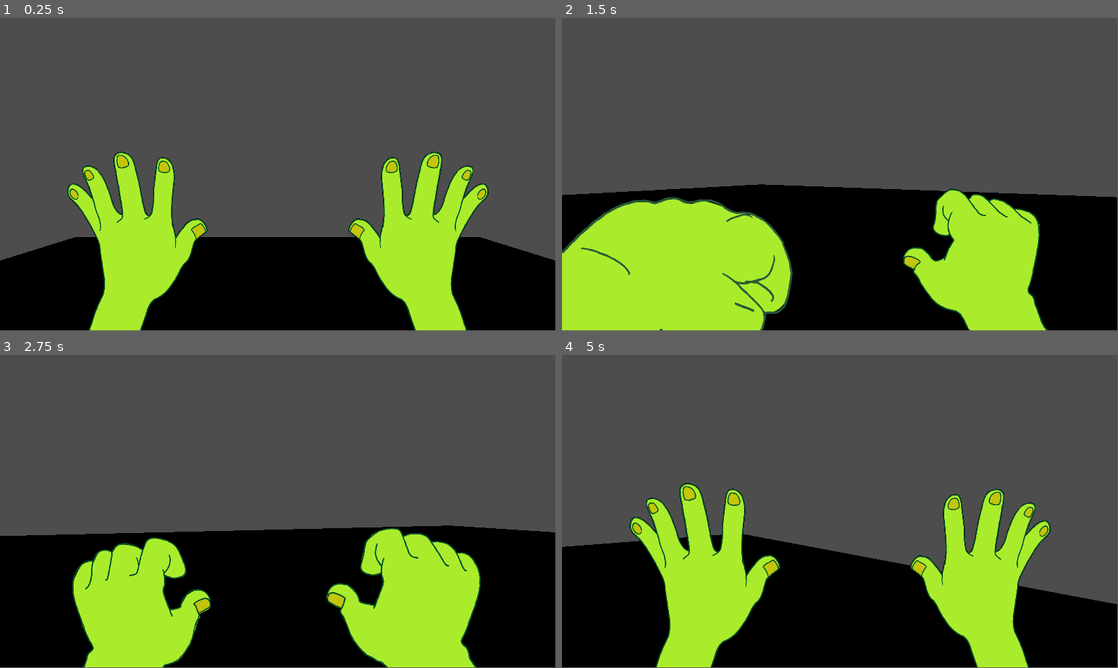
Above: before the commit, frames 1-4 (two rows, left to right).
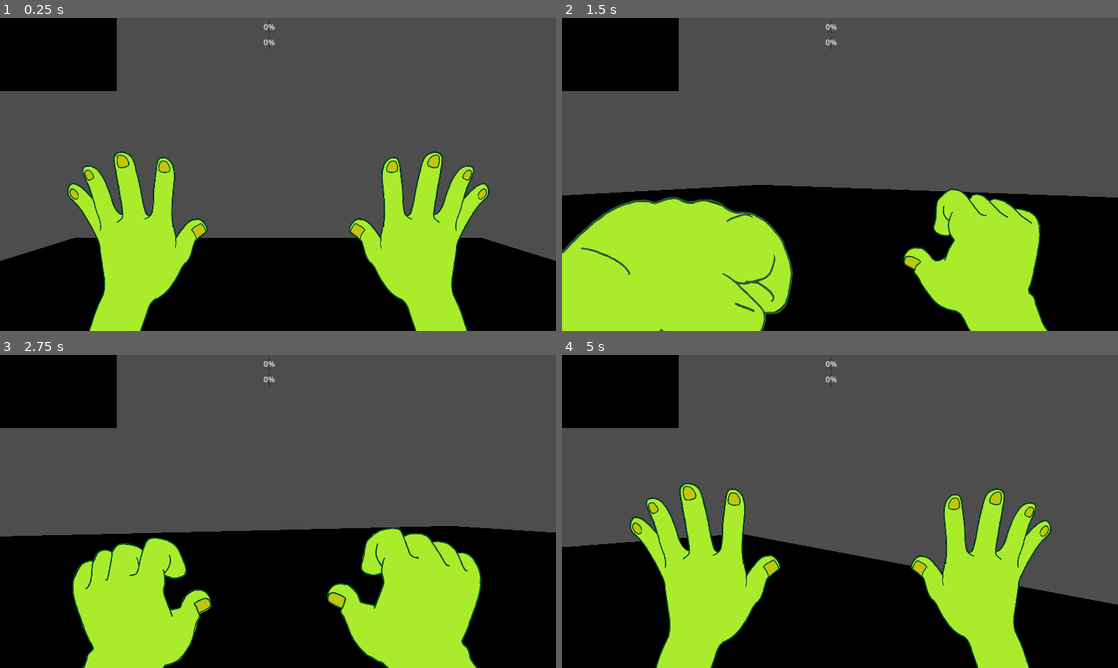
Above: after the commit, the same moments.

Repository: Mana-cott/SHREK-D
Game: Godot game, scene res://scenes/main.tscn
The game is run twice, just before and just after one commit, with the same random seed, the same clock (stepped at 60 frames per second) and the same inputs.
Inputs (mouse positions are in pixels of both pictures, inside the frame that each line leads up to):
- Up to frame 1 (0.25 s): no input
- Up to frame 2 (1.5 s): move the mouse to (867, 171) at 0.52 s; hold W (move_up) from 0.53 s (still down); click (867, 171) at 0.6 s; tap Space (jump) at 0.77 s; move the mouse to (812, 174) at 1.27 s; click (812, 174) at 1.35 s
- Up to frame 3 (2.75 s): keep holding W (move_up); tap Space (jump) at 1.52 s; move the mouse to (289, 505) at 2.02 s; click (289, 505) at 2.1 s
- Up to frame 4 (5 s): keep holding W (move_up); move the mouse to (834, 514) at 2.77 s; click (834, 514) at 2.85 s; tap Space (jump) at 3.02, 3.77, 4.52 s; move the mouse to (878, 514) at 3.52 s; click (878, 514) at 3.6 s; move the mouse to (795, 508) at 4.27 s; click (795, 508) at 4.35 s
The window is 799x449 before the commit and 800x450 after it. Grey fills any space a smaller window leaves; there, only what the larger window draws over its background counts as a difference.

The runs differ from the first frame. In frame 1, 6.4% of the frame differs, in the area x 0-100%, y 0-100%; in frame 2, 5.8%; in frame 3, 5.9%; in frame 4, 6.4%.

Commit message:
Fix hand sizing

Diff:
--- a/shrek'd/project.godot
+++ b/shrek'd/project.godot
@@ -14,6 +14,11 @@
 run/main_scene="res://scenes/main.tscn"
 config/features=PackedStringArray("4.3", "Forward Plus")
 config/icon="res://icon.svg"
+
+[display]
+
+window/size/mode=3
+window/stretch/mode="canvas_items"
 
 [input]
 
--- a/shrek'd/scenes/player.tscn
+++ b/shrek'd/scenes/player.tscn
@@ -1,8 +1,9 @@
-[gd_scene load_steps=33 format=3 uid="uid://qt3oq6drn0xf"]
+[gd_scene load_steps=41 format=3 uid="uid://qt3oq6drn0xf"]
 
 [ext_resource type="Script" path="res://scripts/player.gd" id="1_7tsrc"]
 [ext_resource type="Texture2D" uid="uid://c1hearftigf6w" path="res://assets/sprites/shrek/open_left.png" id="2_l6mkl"]
 [ext_resource type="Texture2D" uid="uid://botg4h4650cy1" path="res://assets/sprites/shrek/idle_hand_left.png" id="2_nnmvx"]
+[ext_resource type="Texture2D" uid="uid://uv8fx210vfas" path="res://assets/sprites/shrek/shrek_faces.png" id="2_xwkdd"]
 [ext_resource type="Texture2D" uid="uid://daulyfovqe2vh" path="res://assets/sprites/shrek/idle_hand_right.png" id="3_jol57"]
 [ext_resource type="Texture2D" uid="uid://dtgt5dxttckws" path="res://assets/sprites/shrek/punch_left.png" id="3_knyil"]
 [ext_resource type="Texture2D" uid="uid://b4vk7dcpcsq86" path="res://assets/sprites/shrek/punch_right.png" id="5_lffao"]
@@ -10,6 +11,71 @@
 
 [sub_resource type="CapsuleShape3D" id="CapsuleShape3D_r6x86"]
 
+[sub_resource type="AtlasTexture" id="AtlasTexture_pufk3"]
+atlas = ExtResource("2_xwkdd")
+region = Rect2(0, 0, 1920, 1080)
+
+[sub_resource type="AtlasTexture" id="AtlasTexture_ro0jy"]
+atlas = ExtResource("2_xwkdd")
+region = Rect2(11520, 0, 1920, 1080)
+
+[sub_resource type="AtlasTexture" id="AtlasTexture_je85l"]
+atlas = ExtResource("2_xwkdd")
+region = Rect2(5760, 0, 1920, 1080)
+
+[sub_resource type="AtlasTexture" id="AtlasTexture_cguej"]
+atlas = ExtResource("2_xwkdd")
+region = Rect2(1920, 0, 1920, 1080)
+
+[sub_resource type="AtlasTexture" id="AtlasTexture_khcwo"]
+atlas = ExtResource("2_xwkdd")
+region = Rect2(5760, 0, 1920, 1080)
+
+[sub_resource type="AtlasTexture" id="AtlasTexture_3m66i"]
+atlas = ExtResource("2_xwkdd")
+region = Rect2(3840, 0, 1920, 1080)
+
+[sub_resource type="SpriteFrames" id="SpriteFrames_m0wdq"]
+animations = [{
+"frames": [{
+"duration": 1.0,
+"texture": SubResource("AtlasTexture_pufk3")
+}],
+"loop": true,
+"name": &"default",
+"speed": 5.0
+}, {
+"frames": [{
+"duration": 1.0,
+"texture": SubResource("AtlasTexture_ro0jy")
+}],
+"loop": true,
+"name": &"hurt",
+"speed": 5.0
+}, {
+"frames": [{
+"duration": 1.0,
+"texture": SubResource("AtlasTexture_je85l")
+}, {
+"duration": 1.0,
+"texture": SubResource("AtlasTexture_cguej")
+}],
+"loop": false,
+"name": &"look_left",
+"speed": 2.0
+}, {
+"frames": [{
+"duration": 1.0,
+"texture": SubResource("AtlasTexture_khcwo")
+}, {
+"duration": 1.0,
+"texture": SubResource("AtlasTexture_3m66i")
+}],
+"loop": false,
+"name": &"look_right",
+"speed": 2.0
+}]
+
 [sub_resource type="AtlasTexture" id="AtlasTexture_2ekt3"]
 atlas = ExtResource("2_l6mkl")
 region = Rect2(0, 0, 1920, 1080)
@@ -214,28 +280,60 @@
 
 [node name="CanvasLayer" type="CanvasLayer" parent="."]
 
+[node name="PlayerData" type="Control" parent="CanvasLayer"]
+layout_mode = 3
+anchors_preset = 5
+anchor_left = 0.5
+anchor_right = 0.5
+offset_left = -20.0
+offset_right = 20.0
+offset_bottom = 40.0
+grow_horizontal = 2
+
+[node name="HBoxContainer" type="HBoxContainer" parent="CanvasLayer/PlayerData"]
+layout_mode = 0
+offset_right = 40.0
+offset_bottom = 40.0
+
+[node name="ShrekFace" type="AnimatedSprite2D" parent="CanvasLayer/PlayerData/HBoxContainer"]
+position = Vector2(-462, 68)
+scale = Vector2(0.153704, 0.153704)
+sprite_frames = SubResource("SpriteFrames_m0wdq")
+animation = &"hurt"
+
+[node name="VBoxContainer" type="VBoxContainer" parent="CanvasLayer/PlayerData/HBoxContainer"]
+layout_mode = 2
+
+[node name="Health" type="TextureProgressBar" parent="CanvasLayer/PlayerData/HBoxContainer/VBoxContainer"]
+layout_mode = 2
+
+[node name="Stamina" type="ProgressBar" parent="CanvasLayer/PlayerData/HBoxContainer/VBoxContainer"]
+layout_mode = 2
+
+[node name="Gas" type="ProgressBar" parent="CanvasLayer/PlayerData/HBoxContainer/VBoxContainer"]
+layout_mode = 2
+
 [node name="GunBase" type="Control" parent="CanvasLayer"]
 layout_mode = 3
-anchors_preset = 8
+anchors_preset = 7
 anchor_left = 0.5
-anchor_top = 0.5
+anchor_top = 1.0
 anchor_right = 0.5
-anchor_bottom = 0.5
+anchor_bottom = 1.0
 offset_left = -20.0
-offset_top = -20.0
+offset_top = -40.0
 offset_right = 20.0
-offset_bottom = 20.0
 grow_horizontal = 2
-grow_vertical = 2
+grow_vertical = 0
 
 [node name="LeftArm" type="AnimatedSprite2D" parent="CanvasLayer/GunBase"]
-position = Vector2(-171, 135)
+position = Vector2(-171, -170)
 scale = Vector2(0.4, 0.4)
 sprite_frames = SubResource("SpriteFrames_fjl0f")
 animation = &"punch"
 
 [node name="RightArm" type="AnimatedSprite2D" parent="CanvasLayer/GunBase"]
-position = Vector2(212, 135)
+position = Vector2(212, -170)
 scale = Vector2(0.4, 0.4)
 sprite_frames = SubResource("SpriteFrames_0in6b")
 animation = &"punch"
--- a/shrek'd/scripts/player.gd
+++ b/shrek'd/scripts/player.gd
@@ -6,6 +6,7 @@
 
 var gravity = ProjectSettings.get_setting("physics/3d/default_gravity")
 var can_shoot = false
+var can_charge = false
 var dead = false
 var punch_right_next = true
 
@@ -22,7 +23,7 @@
 @onready var raycast = $RayCast3D
 
 func _ready():
-	Input.mouse_mode = Input.MOUSE_MODE_CAPTURED
+	#Input.mouse_mode = Input.MOUSE_MODE_CAPTURED
 	left_arm.play("idle")
 	right_arm.play("idle")
 	left_arm_scale = left_arm.scale
Binary file added: shrek'd/assets/sprites/shrek/shoulder.png
Not shown, added: shrek'd/assets/sprites/shrek/shoulder.png.import
Binary file added: shrek'd/assets/sprites/shrek/shrek_faces.png
Not shown, added: shrek'd/assets/sprites/shrek/shrek_faces.png.import
